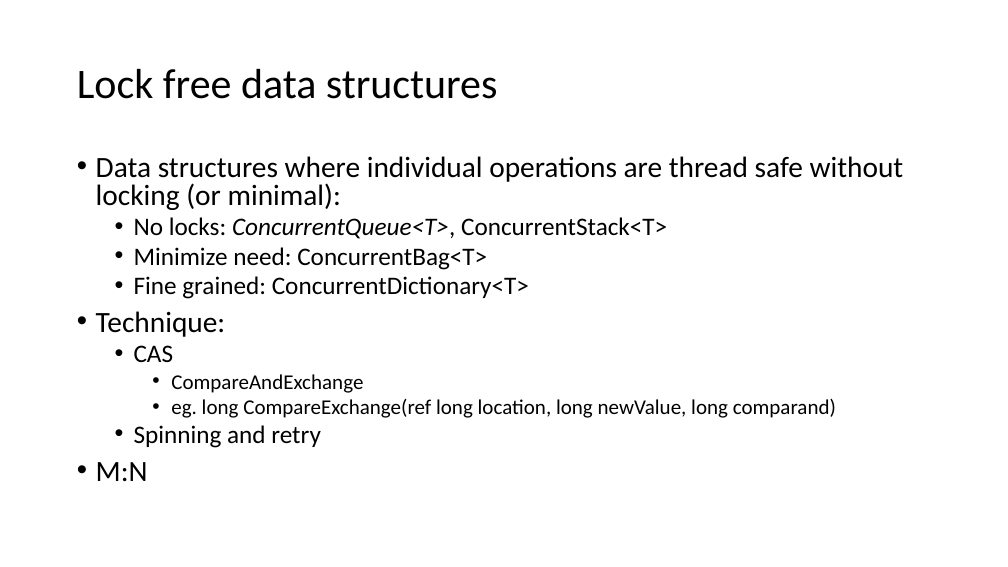
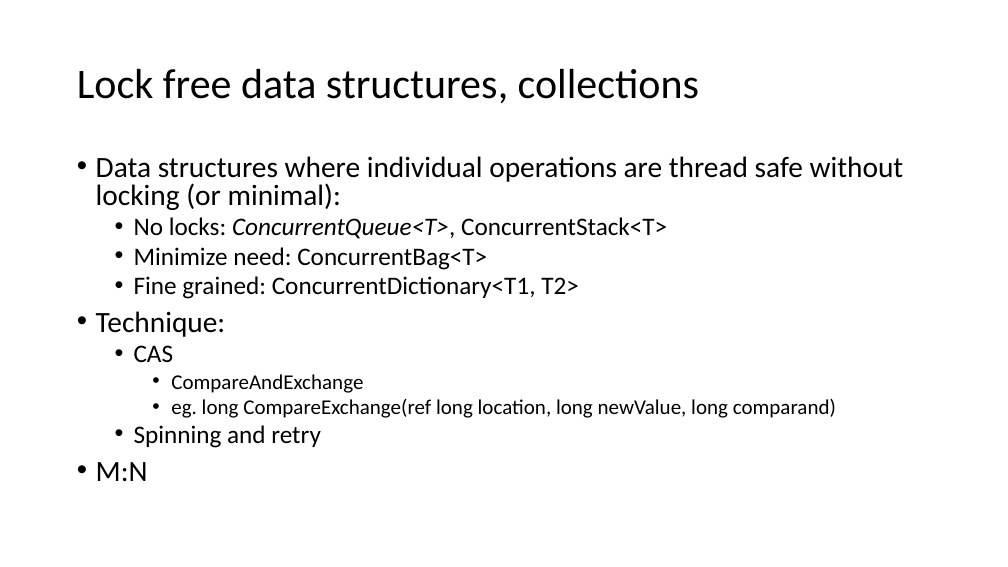
Before and after one commit to kpocza/GoSharp, a slide deck: slide 8 of talks/szszk20180512/SzSzK180512_GoSharp.odp. Drawn at 1008x567 pixels with LibreOffice and Linux fonts; fonts in the diff are those of the drawing. Boxes give left, top, right and bottom in pixels: in the first picture for what was removed or moved away, otherwise in the second. Text is boxed around its words. In the diff, an @@ line names an element or a change of style, - is before the commit and + after.

```diff
--- a/talks/szszk20180512/SzSzK180512_GoSharp.odp
+++ b/talks/szszk20180512/SzSzK180512_GoSharp.odp
@@ title at bbox=[77, 69, 699, 103]: text changed @@
-Lock free data structures
+Lock free data structures, collections
@@ text at bbox=[134, 276, 579, 299]: text changed @@
-  • Fine grained: ConcurrentDictionary<T>
+  • Fine grained: ConcurrentDictionary<T1, T2>
```
Also in this commit, not shown: 19 other slides changed, 1 other file.
